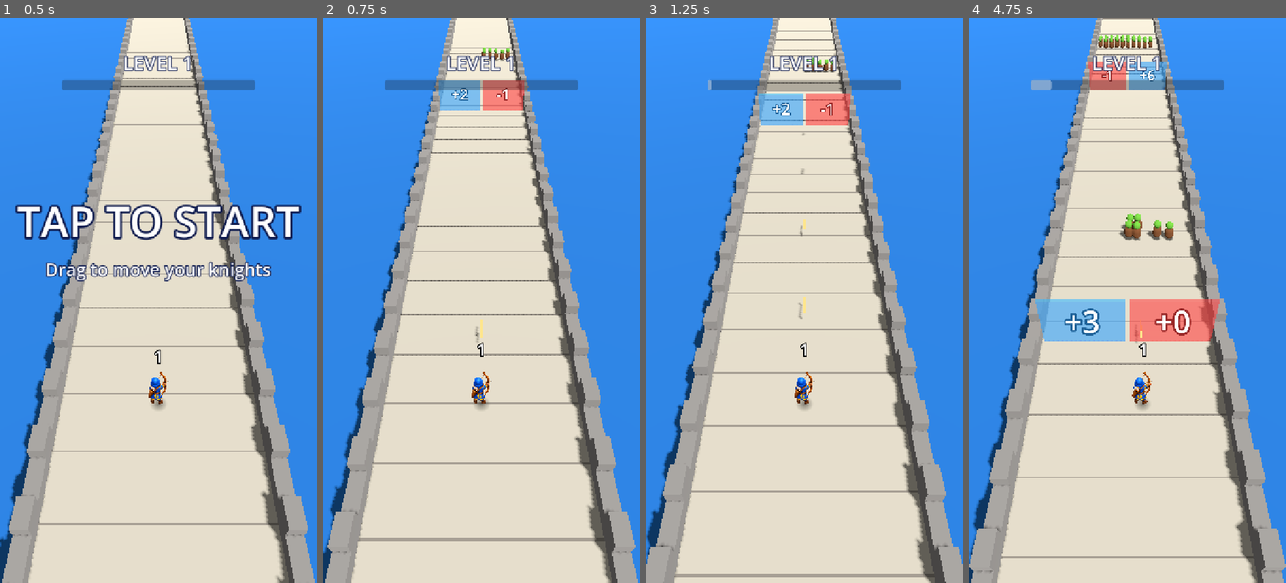
Above: before the commit, frames 1-4 (left to right).
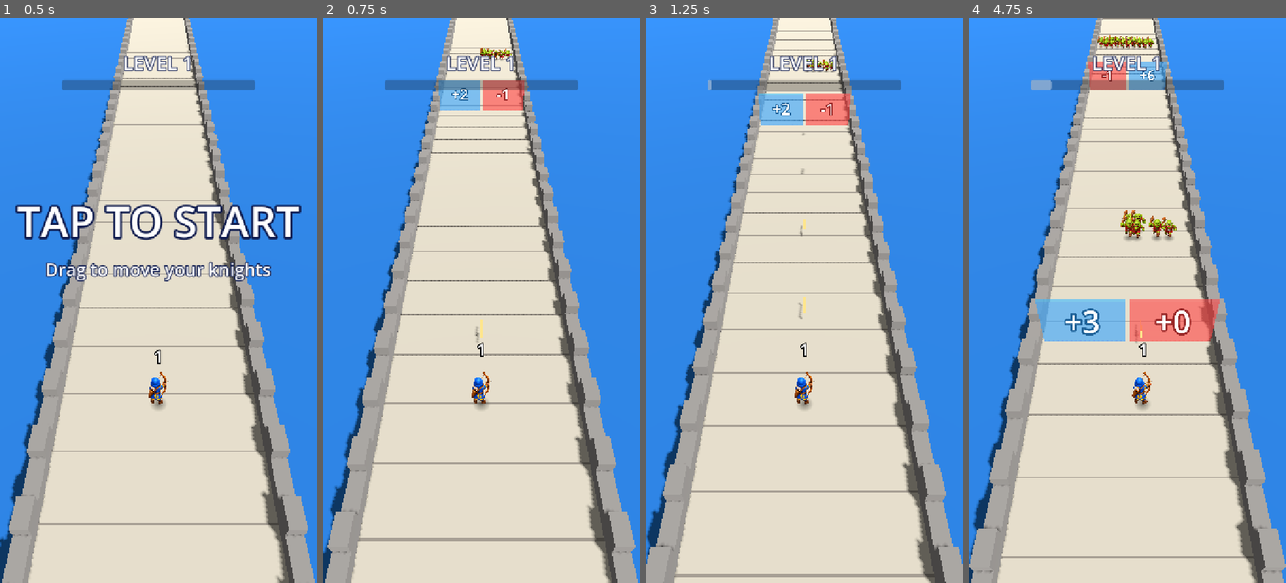
Above: after the commit, the same moments.

Repository: steseviczakelijk-debug/Goyslop
Game: Godot game, scene res://main.tscn
The game is run twice, just before and just after one commit, with the same random seed, the same clock (stepped at 60 frames per second) and the same inputs.
Inputs (mouse positions are in pixels of both pictures, inside the frame that each line leads up to):
- Up to frame 1 (0.5 s): no input
- Up to frame 2 (0.75 s): tap Enter at 0.5 s; move the mouse to (551, 272) at 0.52 s; click (551, 272) at 0.67 s
- Up to frame 3 (1.25 s): no input
- Up to frame 4 (4.75 s): drag from (1064, 328) to (1111, 413) at 1.27 s; move the mouse to (1159, 176) at 2.02 s; click (1159, 176) at 2.17 s; drag from (1111, 413) to (1032, 215) at 2.77 s; move the mouse to (1222, 385) at 3.52 s; click (1222, 385) at 3.67 s; drag from (1032, 215) to (1079, 159) at 4.27 s

Frame 1 is identical in both runs. In frame 2, 0.1% of the frame differs, in the area x 49-60%, y 5-8%; in frame 3, 0.1%; in frame 4, 0.9%, in the area x 40-66%, y 3-40%.

Commit message:
Use orc sprite for enemies
Co-Authored-By: Claude Fable 5.2 <noreply@anthropic.com>
Claude-Session: https://claude.ai/code/session_01PSyE3w8geUguBPux3gxrti

Diff:
--- a/main.gd
+++ b/main.gd
@@ -65,6 +65,8 @@
 var bullet_mm: MultiMesh
 var soldier_mm: MultiMesh
 var shadow_mm: MultiMesh
+var enemy_shadow_mm: MultiMesh
+var blob_mat: StandardMaterial3D
 var seam_mm: MultiMesh
 var merlon_mm: MultiMesh
 var squad_label: Label3D
@@ -218,6 +220,42 @@
 	return m
 
 
+func _sprite_mesh(path: String, height: float) -> QuadMesh:
+	var tex: Texture2D = load(path)
+	var m := StandardMaterial3D.new()
+	m.albedo_texture = tex
+	m.shading_mode = BaseMaterial3D.SHADING_MODE_UNSHADED
+	m.transparency = BaseMaterial3D.TRANSPARENCY_ALPHA_SCISSOR
+	m.alpha_scissor_threshold = 0.5
+	m.billboard_mode = BaseMaterial3D.BILLBOARD_ENABLED
+	m.billboard_keep_scale = true
+	var quad := QuadMesh.new()
+	quad.size = Vector2(height * tex.get_width() / tex.get_height(), height)
+	quad.center_offset = Vector3(0, height * 0.5, 0)
+	quad.material = m
+	return quad
+
+
+func _blob_mesh(size: float) -> PlaneMesh:
+	if blob_mat == null:
+		var grad := Gradient.new()
+		grad.set_color(0, Color(0, 0, 0, 0.45))
+		grad.set_color(1, Color(0, 0, 0, 0))
+		var tex := GradientTexture2D.new()
+		tex.gradient = grad
+		tex.fill = GradientTexture2D.FILL_RADIAL
+		tex.fill_from = Vector2(0.5, 0.5)
+		tex.fill_to = Vector2(1.0, 0.5)
+		tex.width = 64
+		tex.height = 64
+		blob_mat = _mat(Color(1, 1, 1, 0.99), true)
+		blob_mat.albedo_texture = tex
+	var blob := PlaneMesh.new()
+	blob.size = Vector2(size, size)
+	blob.material = blob_mat
+	return blob
+
+
 func _build_world() -> void:
 	var env := Environment.new()
 	env.background_mode = Environment.BG_COLOR
@@ -261,44 +299,11 @@
 	merlon_mm = _multimesh(merlon, SCENERY_ROWS * 2)
 	merlon_mm.visible_instance_count = SCENERY_ROWS * 2
 
-	var skin := Color(0.95, 0.76, 0.6)
-	var orc := Color(0.35, 0.6, 0.2)
-	enemy_mm = _multimesh(_merge([
-		[_capsule(0.27, 0.75, Color.WHITE), Vector3(0, 0.38, 0), Color(0.4, 0.25, 0.15)],
-		[_sphere(0.23), Vector3(0, 0.9, 0), orc],
-	]), MAX_ENEMIES)
-	# Soldiers are camera-facing sprites with a soft blob shadow underneath.
-	var grad := Gradient.new()
-	grad.set_color(0, Color(0, 0, 0, 0.45))
-	grad.set_color(1, Color(0, 0, 0, 0))
-	var blob_tex := GradientTexture2D.new()
-	blob_tex.gradient = grad
-	blob_tex.fill = GradientTexture2D.FILL_RADIAL
-	blob_tex.fill_from = Vector2(0.5, 0.5)
-	blob_tex.fill_to = Vector2(1.0, 0.5)
-	blob_tex.width = 64
-	blob_tex.height = 64
-	var blob_mat := _mat(Color(1, 1, 1, 0.99), true)
-	blob_mat.albedo_texture = blob_tex
-	var blob := PlaneMesh.new()
-	blob.size = Vector2(0.75, 0.75)
-	blob.material = blob_mat
-	shadow_mm = _multimesh(blob, MAX_SHOWN, false)
-
-	var archer_tex: Texture2D = load("res://assets/archer.png")
-	var archer_mat := StandardMaterial3D.new()
-	archer_mat.albedo_texture = archer_tex
-	archer_mat.shading_mode = BaseMaterial3D.SHADING_MODE_UNSHADED
-	archer_mat.transparency = BaseMaterial3D.TRANSPARENCY_ALPHA_SCISSOR
-	archer_mat.alpha_scissor_threshold = 0.5
-	archer_mat.billboard_mode = BaseMaterial3D.BILLBOARD_ENABLED
-	archer_mat.billboard_keep_scale = true
-	var archer := QuadMesh.new()
-	var archer_h := 1.35
-	archer.size = Vector2(archer_h * archer_tex.get_width() / archer_tex.get_height(), archer_h)
-	archer.center_offset = Vector3(0, archer_h * 0.5, 0)
-	archer.material = archer_mat
-	soldier_mm = _multimesh(archer, MAX_SHOWN, false)
+	# Units are camera-facing sprites with a soft blob shadow underneath.
+	enemy_shadow_mm = _multimesh(_blob_mesh(0.8), MAX_ENEMIES, false)
+	shadow_mm = _multimesh(_blob_mesh(0.75), MAX_SHOWN, false)
+	enemy_mm = _multimesh(_sprite_mesh("res://assets/orc.png", 1.25), MAX_ENEMIES, false)
+	soldier_mm = _multimesh(_sprite_mesh("res://assets/archer.png", 1.35), MAX_SHOWN, false)
 	var bullet := BoxMesh.new()
 	bullet.size = Vector3(0.07, 0.07, 1.0)
 	bullet.material = _mat(Color(1.0, 0.9, 0.55), true)
@@ -711,9 +716,12 @@
 func _render() -> void:
 	var t := Transform3D.IDENTITY
 	enemy_mm.visible_instance_count = e_count
+	enemy_shadow_mm.visible_instance_count = e_count
 	for i in e_count:
 		t.origin = Vector3(e_x[i], absf(sin(time * 9.0 + i)) * 0.12, e_z[i])
 		enemy_mm.set_instance_transform(i, t)
+		t.origin.y = 0.03
+		enemy_shadow_mm.set_instance_transform(i, t)
 
 	bullet_mm.visible_instance_count = b_count
 	for i in b_count:
Binary file added: assets/orc.png
Not shown, added: assets/orc.png.import
Not shown, changed: assets/ART_CHECKLIST.md
